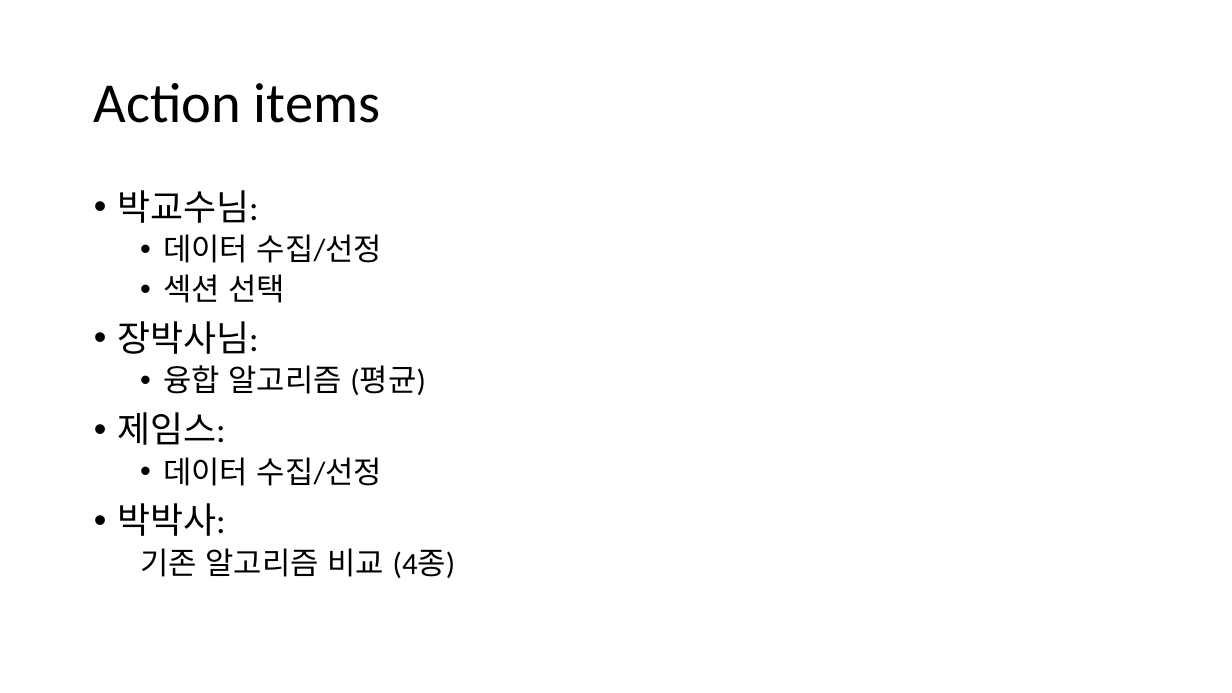
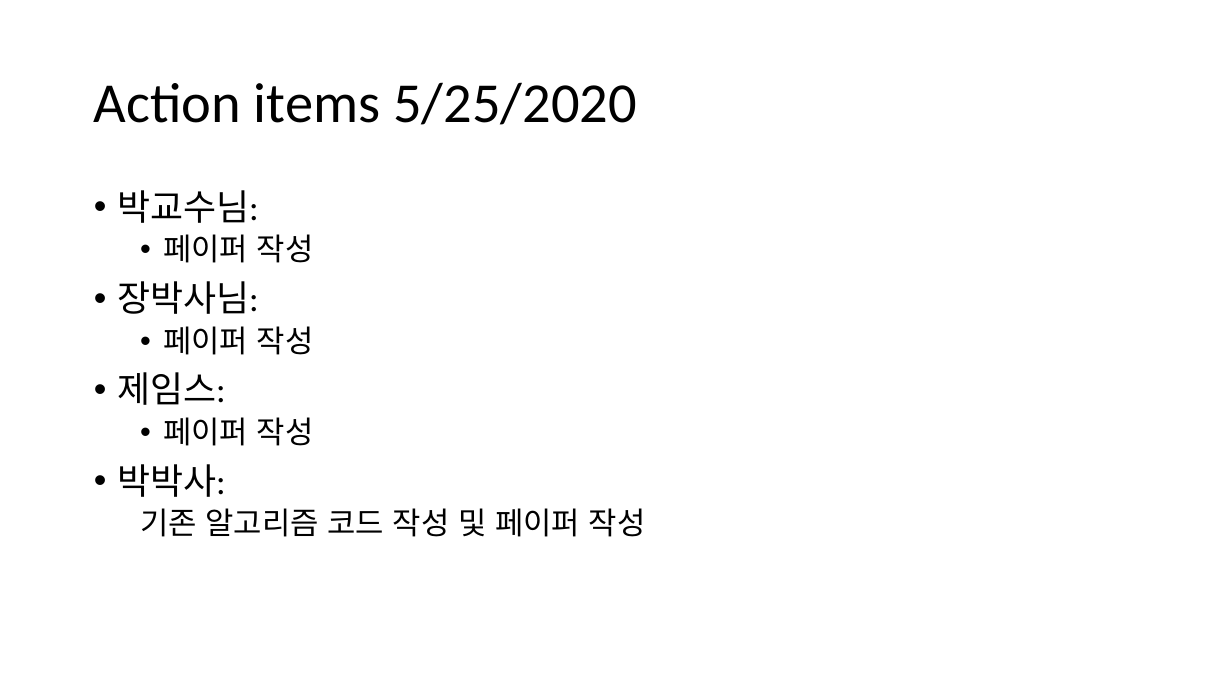
Before and after one commit to pcyoung75/GlobalForecasting, a slide deck: slide 6 of doc/Comparison of Algorithms for the Prediction of COVID-19.pptx. Drawn at 1232x693 pixels with LibreOffice and Linux fonts; fonts in the diff are those of the drawing. Boxes give left, top, right and bottom in pixels: in the first picture for what was removed or moved away, otherwise in the second. Text is boxed around its words. In the diff, an @@ line names an element or a change of style, - is before the commit and + after.

```diff
--- a/doc/Comparison of Algorithms for the Prediction of COVID-19.pptx
+++ b/doc/Comparison of Algorithms for the Prediction of COVID-19.pptx
@@ title at bbox=[94, 82, 637, 125]: text changed @@
-Action items
+Action items 5/25/2020
@@ text at bbox=[163, 234, 314, 263]: text changed @@
-  • 데이터 수집/선정
-  • 섹션 선택
+  • 페이퍼 작성
@@ text at bbox=[163, 326, 314, 355]: text changed @@
-  • 융합 알고리즘 (평균)
+  • 페이퍼 작성
@@ text at bbox=[163, 417, 314, 446]: text changed @@
-  • 데이터 수집/선정
+  • 페이퍼 작성
@@ text at bbox=[140, 508, 646, 537]: text changed @@
-  기존 알고리즘 비교 (4종)
+  기존 알고리즘 코드 작성 및 페이퍼 작성
```
Also in this commit, not shown: 1 slide added, 22 other files.
